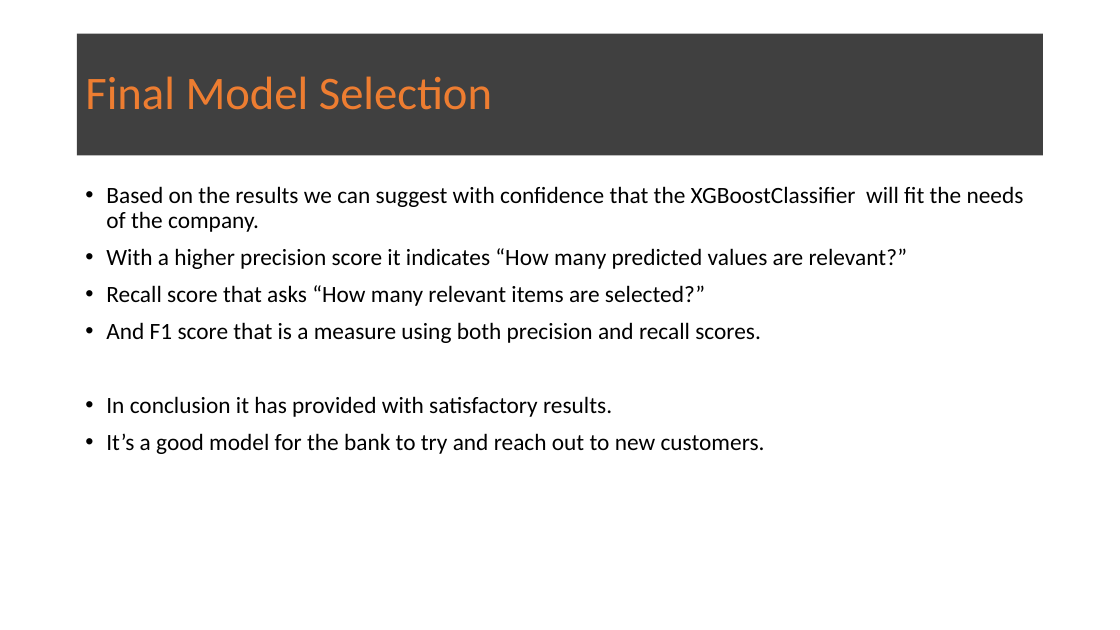
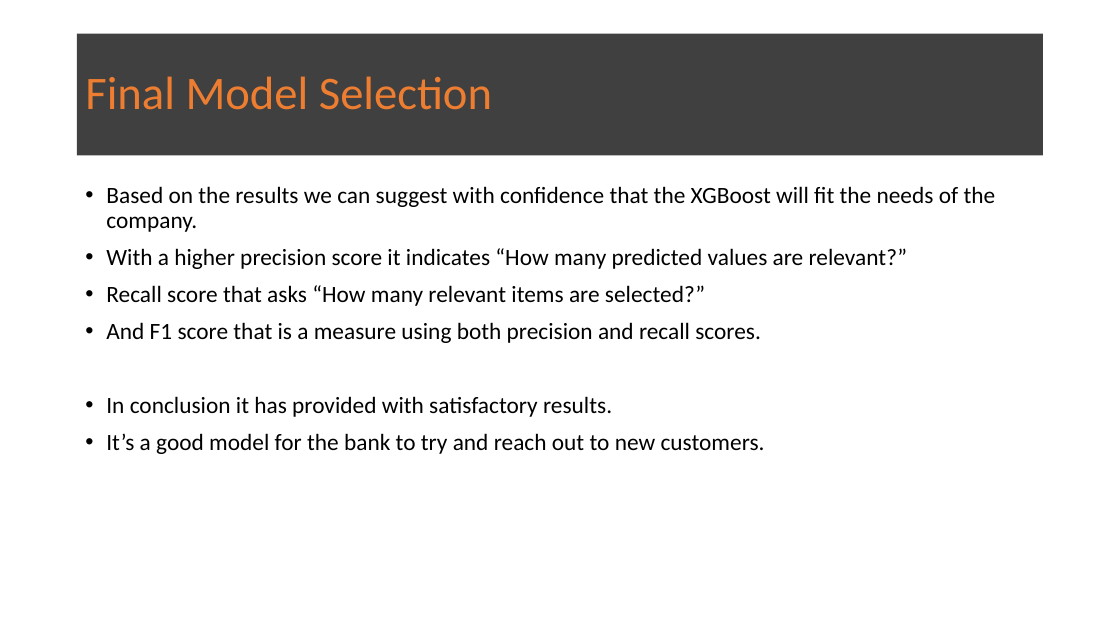
Before and after one commit to gmoysiad/bank_marketing_campaign, a slide deck: slide 21 of Week 13 Deliverables/BANK-MARKETING-CAMPAIGN.pptx (slide 19 before the commit). Drawn at 1120x630 pixels with LibreOffice and Linux fonts; fonts in the diff are those of the drawing. Boxes give left, top, right and bottom in pixels: in the first picture for what was removed or moved away, otherwise in the second. Text is boxed around its words. In the diff, an @@ line names an element or a change of style, - is before the commit and + after.

```diff
--- a/Week 13 Deliverables/BANK-MARKETING-CAMPAIGN.pptx
+++ b/Week 13 Deliverables/BANK-MARKETING-CAMPAIGN.pptx
@@ text at [106, 186, 996, 232]: text changed @@
-• Based on the results we can suggest with confidence that the XGBoostClassifier will fit the needs of the company.
+• Based on the results we can suggest with confidence that the XGBoost will fit the needs of the company.
```
Also in this commit, not shown: 2 slides added, 3 other files.
